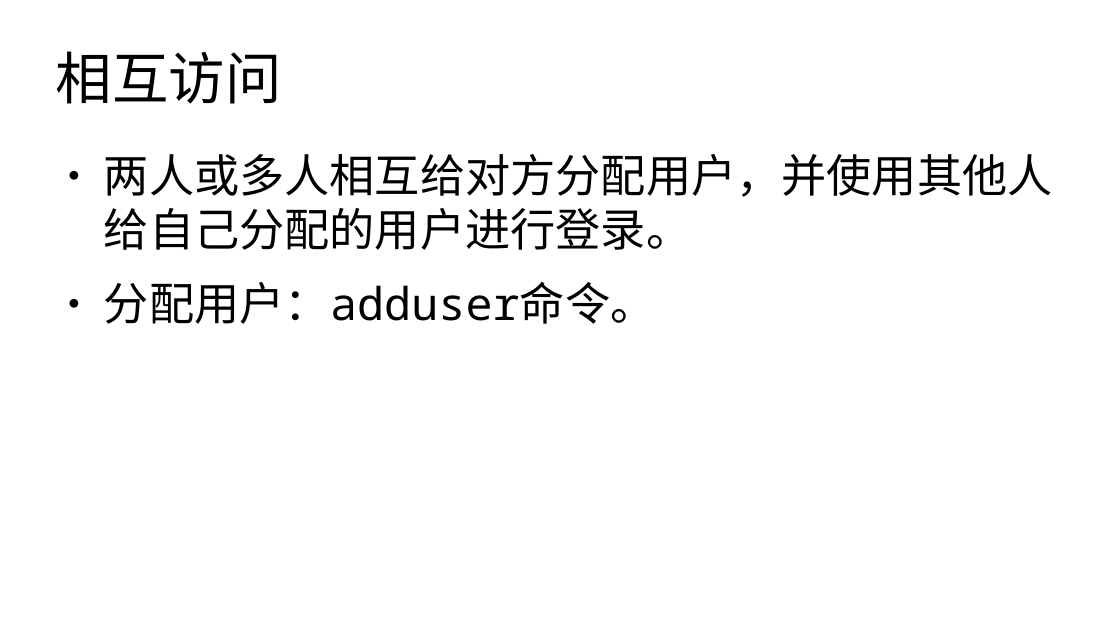
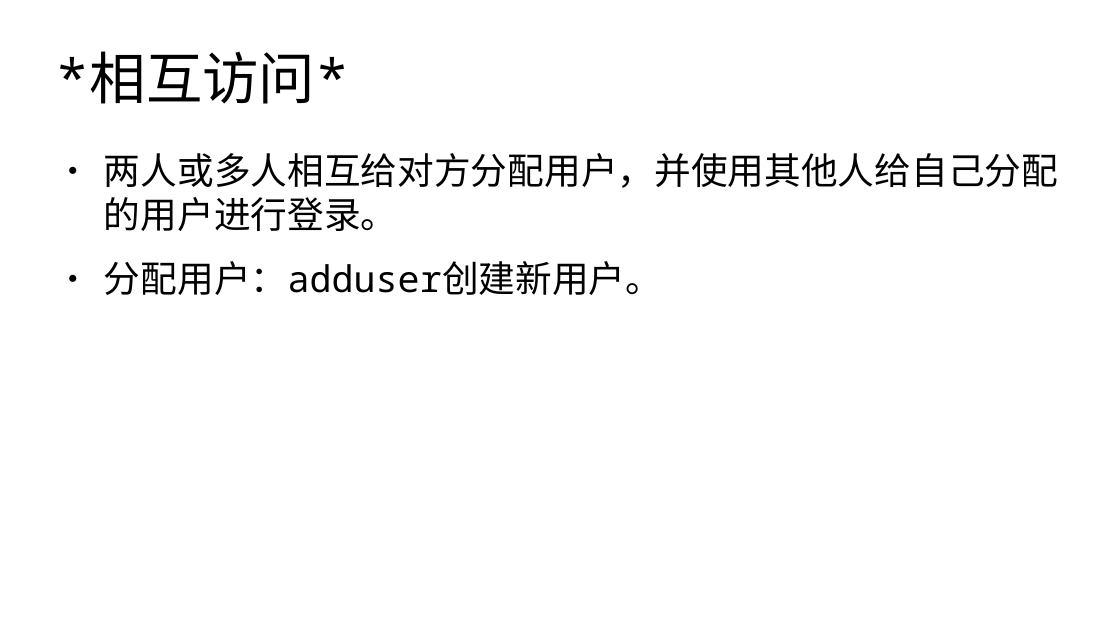
Before and after one commit to master-genius/linux-system, a slide deck: slide 20 of materials/slides/ch09-network.odp (slide 8 before the commit). Drawn at 1120x630 pixels with LibreOffice and Linux fonts; fonts in the diff are those of the drawing. Boxes give left, top, right and bottom in pixels: in the first picture for what was removed or moved away, otherwise in the second. Text is boxed around its words. In the diff, an @@ line names an element or a change of style, - is before the commit and + after.

```diff
--- a/materials/slides/ch09-network.odp
+++ b/materials/slides/ch09-network.odp
@@ title at (56, 51, 349, 104): text changed @@
-相互访问
+*相互访问*
@@ text at (104, 153, 1058, 231): size 32 to 26 pt in "两人或多人相互给对方分配用户，并使用其他人给自己分配的用户进行登录。" @@
@@ text at (104, 261, 662, 295): text changed; size 32 to 26 pt @@
-● 分配用户：adduser命令。
+● 分配用户：adduser创建新用户。
```
Also in this commit, not shown: 5 other slides changed, 16 slides added, 3 slides removed, 1 other file.
